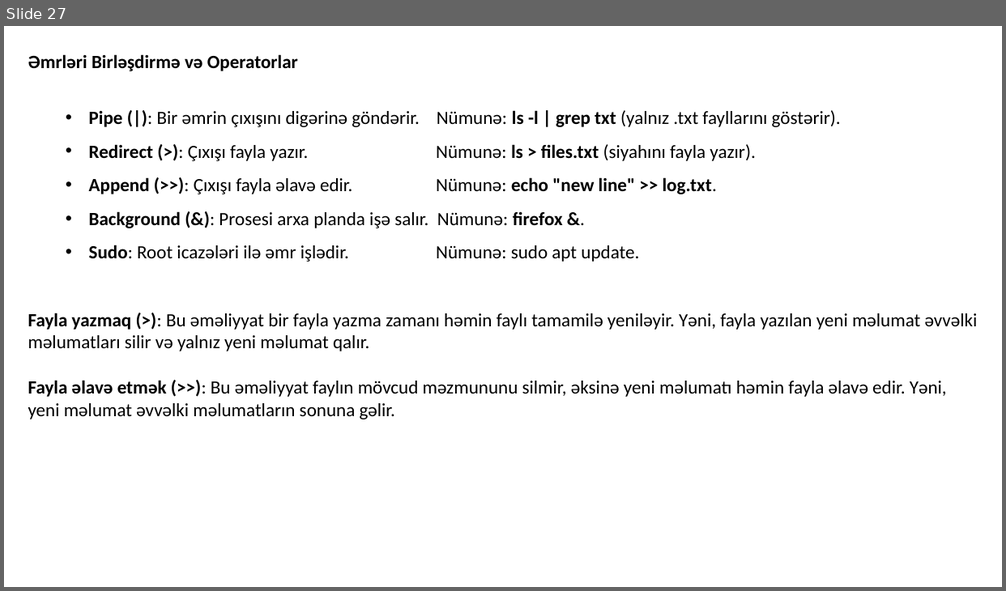
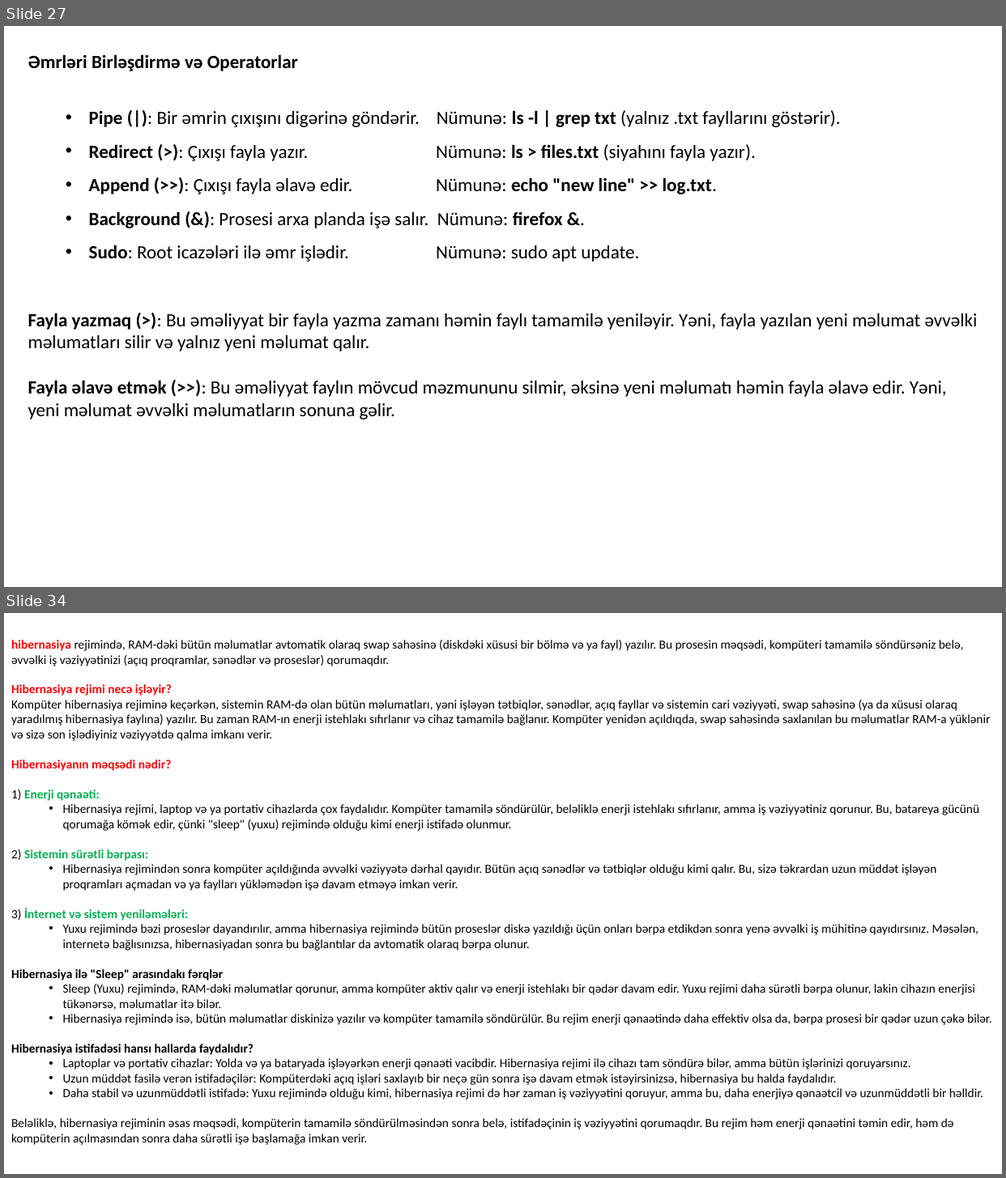
Before and after one commit to codeurient/DevOps, a slide deck: .lessons/1 operating systems/1 linux/1.pptx. Shown one above the other, each under a label of ours: slide 27 before the commit, slides 27 and 34 after it; the slides between them are not shown. The pictures are 1006x591 and 1006x1178 pixels, drawn with LibreOffice and Linux fonts; fonts in the diff are those of the drawing. Boxes give left, top, right and bottom in pixels: in the first picture for what was removed or moved away, otherwise in the second. Text is boxed around its words. In the diff, an @@ line names an element or a change of style, - is before the commit and + after.

```diff
--- a/.lessons/1 operating systems/1 linux/1.pptx
+++ b/.lessons/1 operating systems/1 linux/1.pptx
@@ slide 34 added at bbox=[4, 613, 1002, 1174], background #FFFFFF @@
@@ text added at bbox=[11, 640, 991, 1145], 12 pt, text #000000 @@
+hibernasiya rejimində, RAM-dəki bütün məlumatlar avtomatik olaraq swap sahəsinə (diskdəki xüsusi bir bölmə və ya fayl) yazılır. Bu prosesin məqsədi, kompüteri tamamilə söndürsəniz belə, əvvəlki iş vəziyyətinizi (açıq proqramlar, sənədlər və proseslər) qorumaqdır.
+Hibernasiya rejimi necə işləyir?
+Kompüter hibernasiya rejiminə keçərkən, sistemin RAM-də olan bütün məlumatları, yəni işləyən tətbiqlər, sənədlər, açıq fayllar və sistemin cari vəziyyəti, swap sahəsinə (ya da xüsusi olaraq yaradılmış hibernasiya faylına) yazılır. Bu zaman RAM-ın enerji istehlakı sıfırlanır və cihaz tamamilə bağlanır. Kompüter yenidən açıldıqda, swap sahəsində saxlanılan bu məlumatlar RAM-a yüklənir və sizə son işlədiyiniz vəziyyətdə qalma imkanı verir.
+Hibernasiyanın məqsədi nədir?
+1) Enerji qənaəti:
+  • Hibernasiya rejimi, laptop və ya portativ cihazlarda çox faydalıdır. Kompüter tamamilə söndürülür, beləliklə enerji istehlakı sıfırlanır, amma iş vəziyyətiniz qorunur. Bu, batareya gücünü qorumağa kömək edir, çünki "sleep" (yuxu) rejimində olduğu kimi enerji istifadə olunmur.
+2) Sistemin sürətli bərpası:
+  • Hibernasiya rejimindən sonra kompüter açıldığında əvvəlki vəziyyətə dərhal qayıdır. Bütün açıq sənədlər və tətbiqlər olduğu kimi qalır. Bu, sizə təkrardan uzun müddət işləyən proqramları açmadan və ya faylları yükləmədən işə davam etməyə imkan verir.
+3) İnternet və sistem yeniləmələri:
+  • Yuxu rejimində bəzi proseslər dayandırılır, amma hibernasiya rejimində bütün proseslər diskə yazıldığı üçün onları bərpa etdikdən sonra yenə əvvəlki iş mühitinə qayıdırsınız. Məsələn, internetə bağlısınızsa, hibernasiyadan sonra bu bağlantılar da avtomatik olaraq bərpa olunur.
+Hibernasiya ilə "Sleep" arasındakı fərqlər
+  • Sleep (Yuxu) rejimində, RAM-dəki məlumatlar qorunur, amma kompüter aktiv qalır və enerji istehlakı bir qədər davam edir. Yuxu rejimi daha sürətli bərpa olunur, lakin cihazın enerjisi tükənərsə, məlumatlar itə bilər.
+  • Hibernasiya rejimində isə, bütün məlumatlar diskinizə yazılır və kompüter tamamilə söndürülür. Bu rejim enerji qənaətində daha effektiv olsa da, bərpa prosesi bir qədər uzun çəkə bilər.
+Hibernasiya istifadəsi hansı hallarda faydalıdır?
+  • Laptoplar və portativ cihazlar: Yolda və ya bataryada işləyərkən enerji qənaəti vacibdir. Hibernasiya rejimi ilə cihazı tam söndürə bilər, amma bütün işlərinizi qoruyarsınız.
+  • Uzun müddət fasilə verən istifadəçilər: Kompüterdəki açıq işləri saxlayıb bir neçə gün sonra işə davam etmək istəyirsinizsə, hibernasiya bu halda faydalıdır.
+  • Daha stabil və uzunmüddətli istifadə: Yuxu rejimində olduğu kimi, hibernasiya rejimi də hər zaman iş vəziyyətini qoruyur, amma bu, daha enerjiyə qənaətcil və uzunmüddətli bir həlldir.
+Beləliklə, hibernasiya rejiminin əsas məqsədi, kompüterin tamamilə söndürülməsindən sonra belə, istifadəçinin iş vəziyyətini qorumaqdır. Bu rejim həm enerji qənaətini təmin edir, həm də kompüterin açılmasından sonra daha sürətli işə başlamağa imkan verir.
```
Also in this commit, not shown: 11 other slides added, 2 slides removed.
